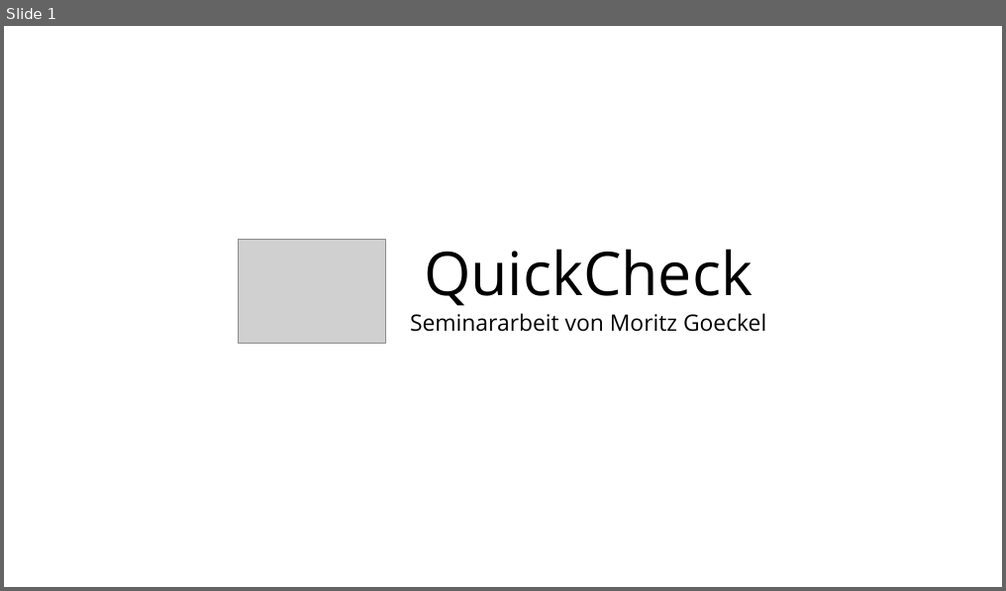
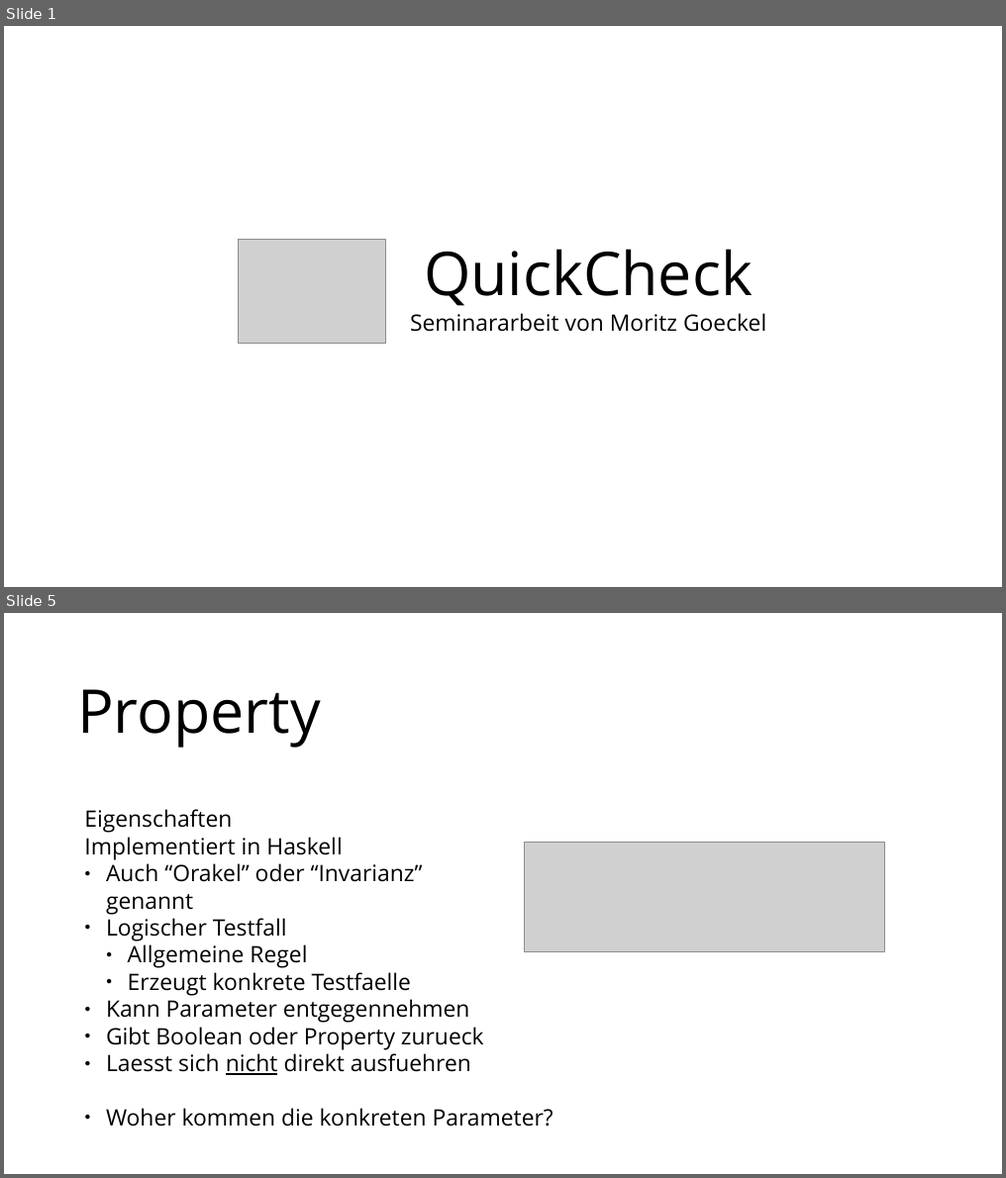
Before and after one commit to MoritzGoeckel/QuickCheck_Experiments, a slide deck: Praesentation.odp. Shown one above the other, each under a label of ours: slide 1 before the commit, slides 1 and 5 after it; the slides between them are not shown. The pictures are 1006x591 and 1006x1178 pixels, drawn with LibreOffice and Linux fonts; fonts in the diff are those of the drawing; grey boxes stand for pictures. Boxes give left, top, right and bottom in pixels: in the first picture for what was removed or moved away, otherwise in the second. Text is boxed around its words. In the diff, an @@ line names an element or a change of style, - is before the commit and + after.

```diff
--- a/Praesentation.odp
+++ b/Praesentation.odp
@@ slide 5 added at bbox=[4, 613, 1002, 1174], background #FFFFFF @@
@@ text added at bbox=[77, 689, 321, 748], 48 pt, text #000000 @@
+Property
@@ text added at bbox=[84, 809, 553, 1127], 18 pt, text #000000 @@
+Eigenschaften Implementiert in Haskell
+● Auch “Orakel” oder “Invarianz”
+  genannt
+● Logischer Testfall
+  ● Allgemeine Regel
+  ● Erzeugt konkrete Testfaelle
+● Kann Parameter entgegennehmen
+● Gibt Boolean oder Property zurueck
+● Laesst sich nicht direkt ausfuehren
+● Woher kommen die konkreten Parameter?
@@ picture added at bbox=[525, 842, 884, 952] @@
```
Also in this commit, not shown: 5 slides changed, 6 other slides added, 4 slides removed, 12 other files.
